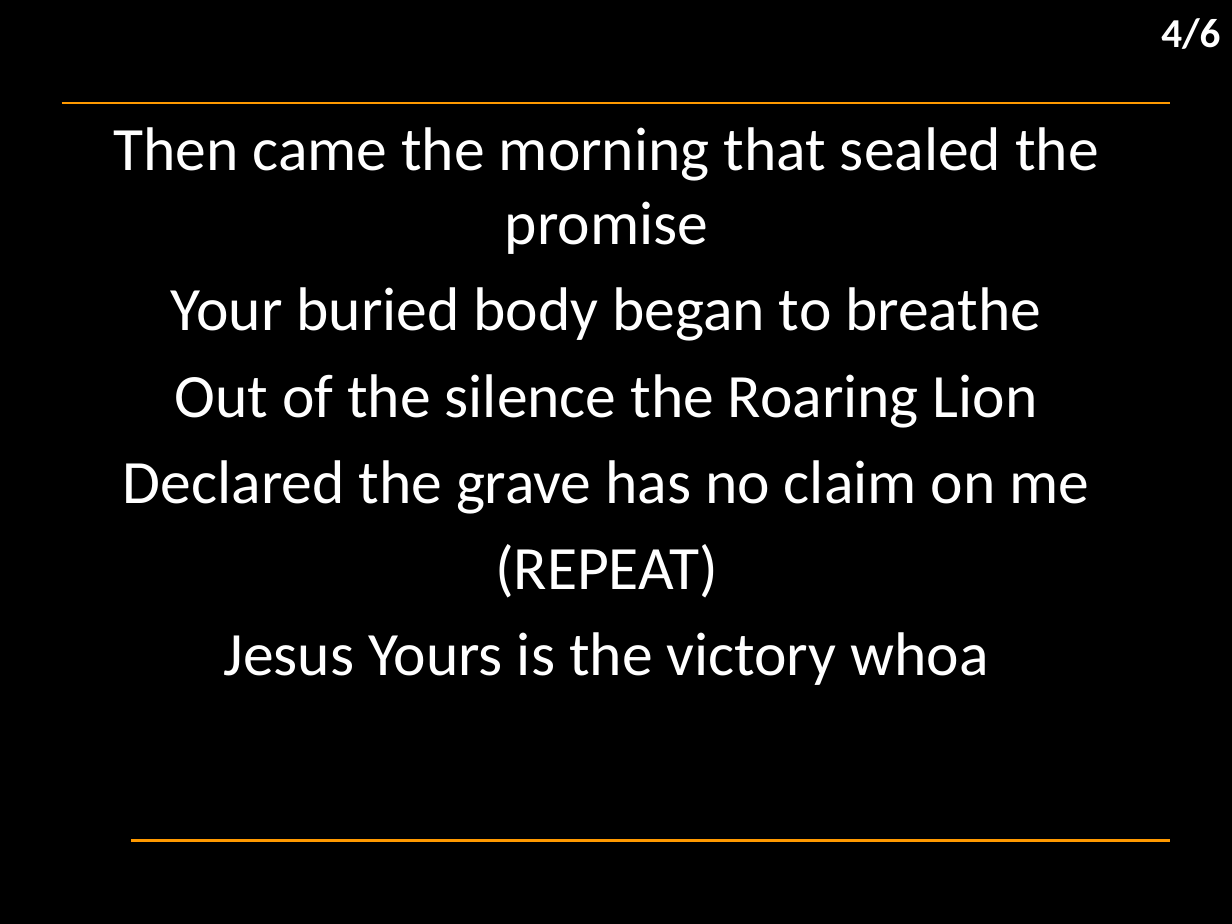
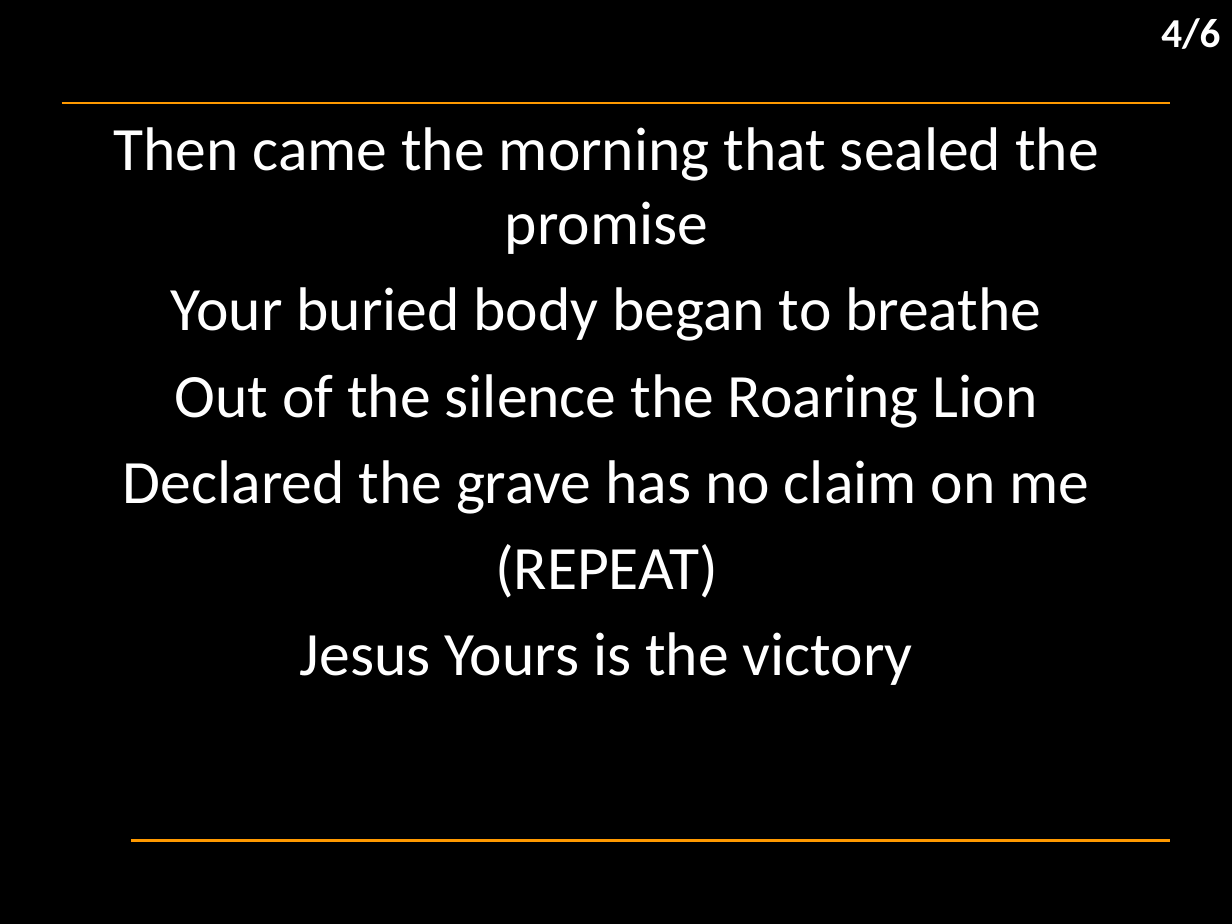
Before and after one commit to hoo-are-ya/worship, a slide deck: slide 35 of docs/songs_2024-12-01.pptx. Drawn at 1232x924 pixels with LibreOffice and Linux fonts; fonts in the diff are those of the drawing; background and template pictures are left out. Boxes give left, top, right and bottom in pixels: in the first picture for what was removed or moved away, otherwise in the second. Text is boxed around its words. In the diff, an @@ line names an element or a change of style, - is before the commit and + after.

```diff
--- a/docs/songs_2024-12-01.pptx
+++ b/docs/songs_2024-12-01.pptx
@@ subtitle at bbox=[300, 632, 913, 685]: text changed @@
-Jesus Yours is the victory whoa
+Jesus Yours is the victory
```
Also in this commit, not shown: 3 other slides changed, 4 other files.
